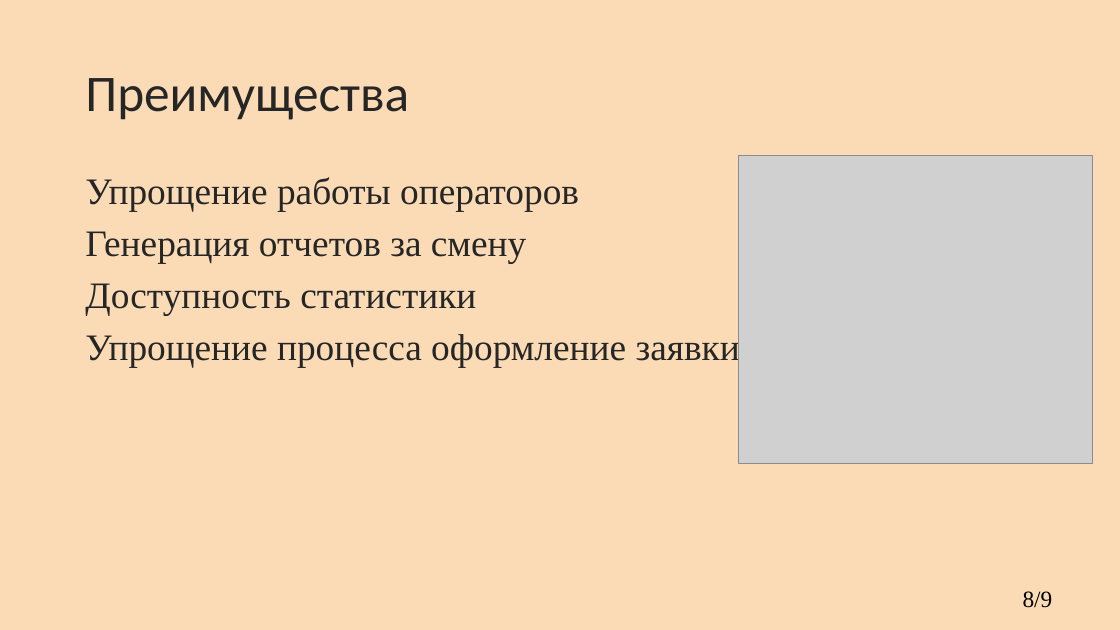
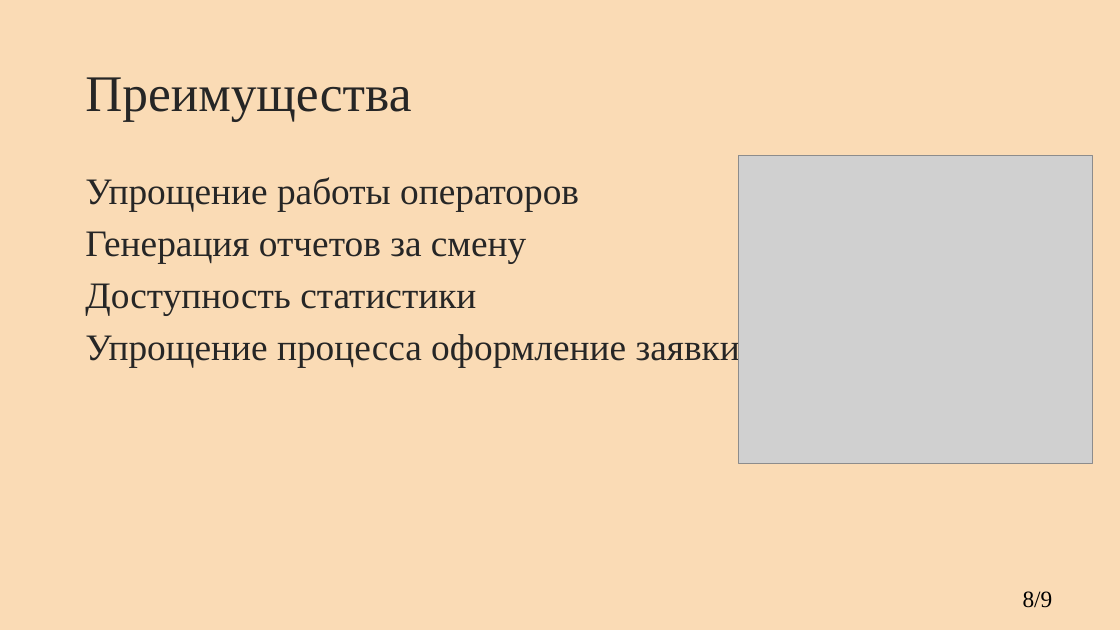
Before and after one commit to kkerra/CourseProject, a slide deck: slide 8 of кп.pptx. Drawn at 1120x630 pixels with LibreOffice and Linux fonts; fonts in the diff are those of the drawing; grey boxes stand for pictures; background and template pictures are left out. Boxes give left, top, right and bottom in pixels: in the first picture for what was removed or moved away, otherwise in the second. Text is boxed around its words. In the diff, an @@ line names an element or a change of style, - is before the commit and + after.

```diff
--- a/кп.pptx
+++ b/кп.pptx
@@ title "Преимущества" at box(85, 77, 411, 121): font Calibri to Times New Roman @@
```
Also in this commit, not shown: 8 other slides changed, 1 other file.
